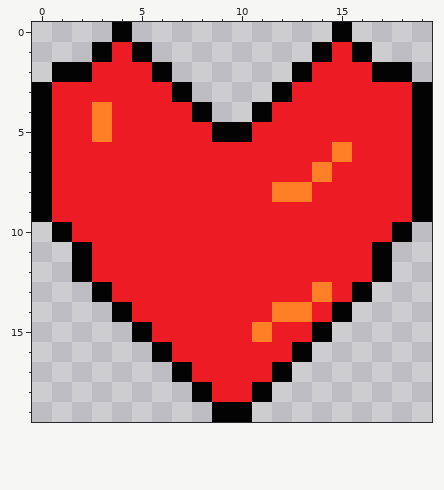
A pixel-art sprite gets an edit: Assets/SpriteS/heart.png. The picture above was drawn from the file before the commit.
The file is 20x20 pixels. Colours within 5 levels of each other are drawn and written as one.
The same view after the edit:
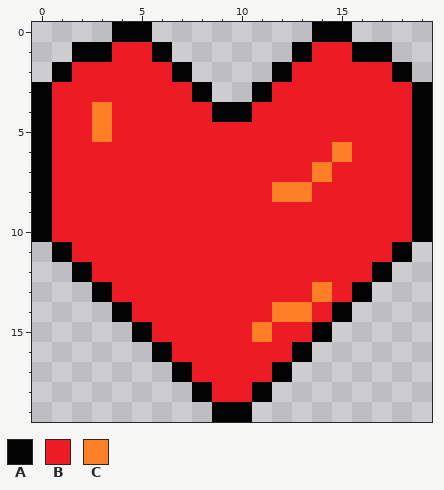
Palette (. is transparent): A #030303  B #ed1c24  C #ff7f27
Changes in this commit:
{"y":0,"x":5,"old":".","new":"A"}
{"y":0,"x":14,"old":".","new":"A"}
{"y":1,"x":2,"old":".","new":"A"}
{"y":1,"x":5,"old":"A.","new":"BA"}
{"y":1,"x":13,"old":".A","new":"AB"}
{"y":1,"x":17,"old":".","new":"A"}
{"y":2,"x":2,"old":"A","new":"B"}
{"y":2,"x":6,"old":"A.","new":"BA"}
{"y":2,"x":12,"old":".A","new":"AB"}
{"y":2,"x":17,"old":"A","new":"B"}
{"y":3,"x":7,"old":"A.","new":"BA"}
{"y":3,"x":11,"old":".A","new":"AB"}
{"y":4,"x":8,"old":"A..A","new":"BAAB"}
{"y":5,"x":9,"old":"AA","new":"BB"}
{"y":10,"x":0,"old":".A","new":"AB"}
{"y":10,"x":18,"old":"A.","new":"BA"}
{"y":11,"x":1,"old":".A","new":"AB"}
{"y":11,"x":17,"old":"A.","new":"BA"}
